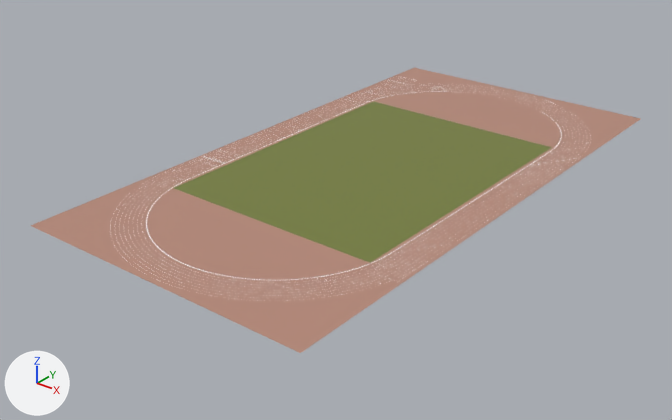
What one commit did to the Blender file Sports/AthleticsTrack.blend.
One viewpoint serves both versions: a 50 mm camera at (153.7, -209.6, 111.2) aimed at (-5.5, -10.5, -12.2). Lighting does not change. The marker at lower left points along +X, +Y and +Z.

The scene before the commit, as lines of its bpy script (objects in view):
```python
mat_trackmat = principled_material('TrackMat')
mat_trackmat.base_color = (0.479, 0.254, 0.191)  # beige #b88a79
me_mesh_012 = bpy.data.meshes.new('Mesh.012')
me_mesh_012.from_pydata(...)  # 22889 vertices, 18800 faces, 46 loose edges; spans x -4616.0..4616.0, y 0.0..3.0, z -10383.0..7285.0
me_mesh_012.materials.append(mat_athleticstrackline)  # white #ffffff
me_plane = bpy.data.meshes.new('Plane')
me_plane.from_pydata(...)  # 16 vertices, 9 faces; spans x -1.33..1.33, y -1.89..1.83, z 0.0
# faces by material slot: [1, 8]
me_plane.materials.append(mat_trackgrass)  # yellow #767f3b
me_plane.materials.append(mat_trackmat)  # beige #b88a79
ob_tracklines = bpy.data.objects.new('TrackLines', me_mesh_012)
ob_tracklines.location = (0.0, -13.9, 0.0)
ob_tracklines.rotation_euler = (1.571, 0.0, 0.0)  # degrees (90, 0, 0)
ob_tracklines.scale = (0.01, 0.01, 0.01)
ob_trackplane = bpy.data.objects.new('TrackPlane', me_plane)
ob_trackplane.location = (0.0, 0.0, 0.0)
ob_trackplane.scale = (-35.4, -48.2, -35.4)
```
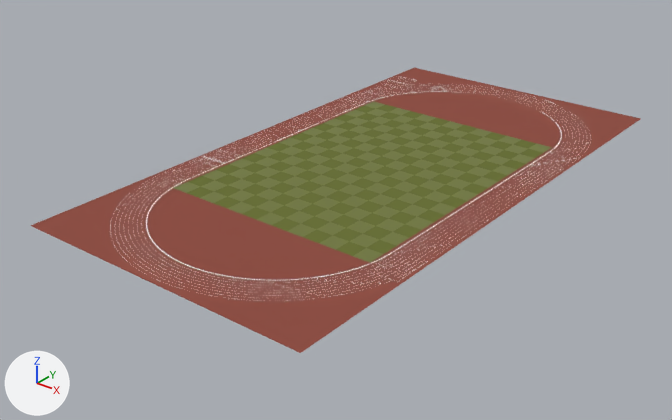
What differs and where, as boxes [x1, y1, x2, y2] in the pictures (672 x 420 px):
```json
{"object": "TrackPlane", "change": "recoloured", "before": [31, 68, 641, 353], "after": [31, 68, 641, 353], "on screen": "beige to brown"}
{"part": 1, "of": "me_plane", "change": "added", "after": [57, 73, 609, 333]}
```

Edits to the scene script, one JSON object a line:
```json
{"op": "set", "path": "mat_trackmat.base_color", "old": "(0.479, 0.254, 0.191)", "new": "(0.281, 0.0793, 0.0586)", "note": "beige #b88a79 -> brown #905044"}
{"op": "add", "block": "mat_trackgrassdark", "code": ["mat_trackgrassdark = principled_material('TrackGrassDark')", "mat_trackgrassdark.base_color = (0.148, 0.173, 0.0365)  # dark yellow #6b7336", "mat_trackgrassdark.roughness = 0.925", "mat_trackgrassdark.specular_ior_level = 0.161"]}
{"op": "add", "block": "mat_trackgrasslight", "code": ["mat_trackgrasslight = principled_material('TrackGrassLight')", "mat_trackgrasslight.base_color = (0.158, 0.184, 0.0386)  # dark yellow #6f7737"]}
{"block": "me_plane", "where": "# used by ob_trackplane; location = (0.0, 0.0, 0.0); scale = (-35.4, -48.2, -35.4)"}
{"op": "remove", "block": "me_plane", "code": "me_plane.from_pydata(...)  # 16 vertices, 9 faces; spans x -1.33..1.33, y -1.89..1.83, z 0.0"}
{"op": "remove", "block": "me_plane", "code": "me_plane.materials.append(mat_trackgrass)  # yellow #767f3b"}
{"op": "add", "block": "me_plane", "code": "me_plane.from_pydata(...)  # 380 vertices, 345 faces; spans x -1.33..1.33, y -1.89..1.83, z 0.0"}
{"block": "me_plane", "change": "me_plane part 1: 364 vertices added at x -1.33..1.33, y -1.89..1.83, z 0.0"}
{"op": "add", "block": "me_plane", "code": "me_plane.materials.append(mat_trackgrassdark)  # dark yellow #6b7336"}
{"op": "add", "block": "me_plane", "code": "me_plane.materials.append(mat_trackgrasslight)  # dark yellow #6f7737"}
```
